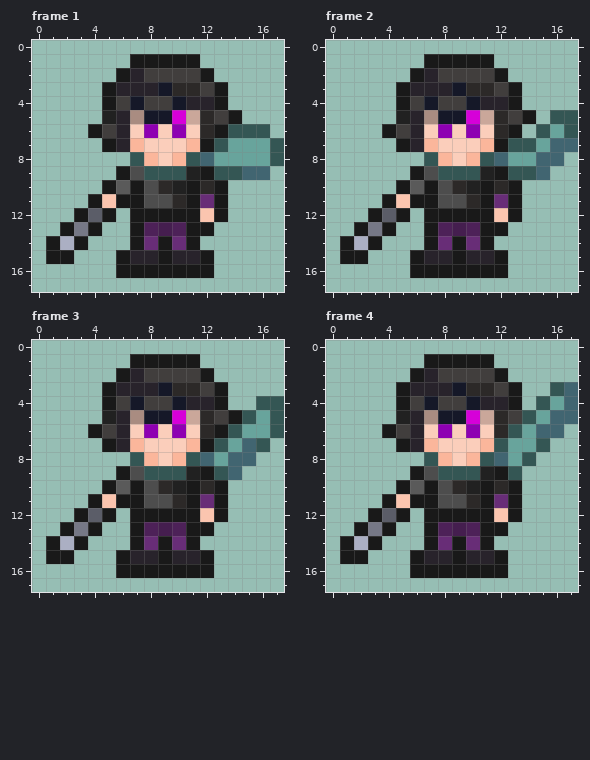
One commit to this animated GIF sprite: day/Ciol.gif. The picture above is the old version.
The file is 18x18 pixels, 12 frames. Colours within 5 levels of each other are drawn and written as one. Shown: frame 1, frame 2, frame 3, frame 4. The commit also changed other frames, which this record leaves out.
Now the later version:
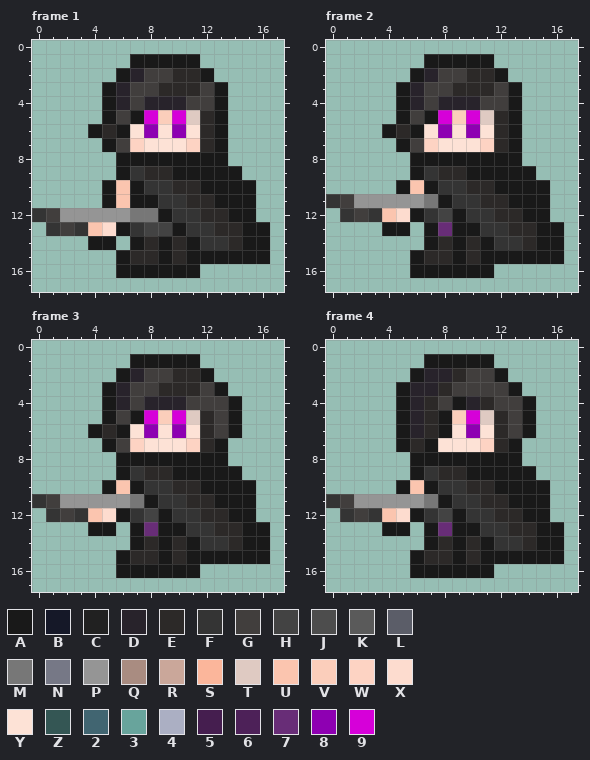
Palette (. is transparent): A #191919  B #151828  C #212121  D #28232b  E #2c2928  F #343434  G #413e3d  H #434343  J #4d4d4d  K #5a5a5a  L #5b5d68  M #777777  N #767886  P #959595  Q #a98c81  R #caa79a  S #fbb69b  T #dfcac2  U #fbc5af  V #fbcebb  W #fdd3c3  X #fddccf  Y #fde2d6  Z #345654  2 #416571  3 #68a49c  4 #abafc3  5 #451e4f  6 #4d2158  7 #682d77  8 #8e00b2  9 #d600d9
What changed:
Changed rows in their new state; - is an unchanged pixel.
Frame 1:
first column x 0:
 2 ----------EE------
 3 -------GGE--------
 4 ------DGDDDGG-----
 5 -----AGA9V-T-A.---
 6 -----EAY-Y-Y--...-
 7 ------GWYYYWEA....
 8 ------AAAAAAAA....
 9 -------FEEAA-AA..-
10 ------U-FFEEA-AA--
11 ----.AU-AFFEE-AA--
12 FGPPPPPMM-FFEEAA--
13 -FGFUXAFHHAFFEEAA-
14 -...AA--E-E-FFEAA-
15 -..----EE-EA-AAAA-
16 ------------.-----
Frame 2:
first column x 0:
 2 ----------EE------
 3 -------GGE--------
 4 ------DGDDDGG-----
 5 -----AGA9V-T-A.-..
 6 -----EAY-Y-Y---...
 7 ------GWYYYWEA....
 8 ------AAAAAAAA...-
 9 -------FEEAA-AA.--
10 ------U-FFEEA-AA--
11 FGPPPPPMAFFEE-AA--
12 -FGFUXAFH-FFEEAA--
13 --..-A--7AAFFEEAA-
14 -...----E-E-FFEAA-
15 -..----EE-EA-AAAA-
16 ------------.-----
Frame 3:
first column x 0:
 2 ----------EE------
 3 -------GGE--------
 4 ------DGDDDGGGA-..
 5 -----AGA9V-T---...
 6 -----EAY-Y-Y-GA...
 7 ------GWYYYWEA...-
 8 ------AAAAAAAA..--
 9 -------FEEAA-AA---
10 ------U-FFEEA-AA--
11 FGPPPPPMAFFEE-AA--
12 -FGFUXAFH-FFEEAA--
13 --..-A--7AAFFEEAA-
14 -...----E-E-FFEAA-
15 -..----EE-EA-AAAA-
16 ------------.-----
Frame 4:
first column x 0:
 2 --------DE--------
 3 --------EGGG----..
 4 ------DE-ADEGGA...
 5 -----A-EAV-T--A...
 6 ----.A-EAY-Y-GA..-
 7 ------EAYYYWEA..--
 8 ------AAAAAAAA.---
 9 -------FEEAA-AA---
10 ------U-FFEEA-AA--
11 FGPPPPPMAFFEE-AA--
12 -FGFUXAFH-FFEEAA--
13 --..-A--7AAFFEEAA-
14 -...----E-E-FFEAA-
15 -..----EE-EA-AAAA-
16 ------------.-----
